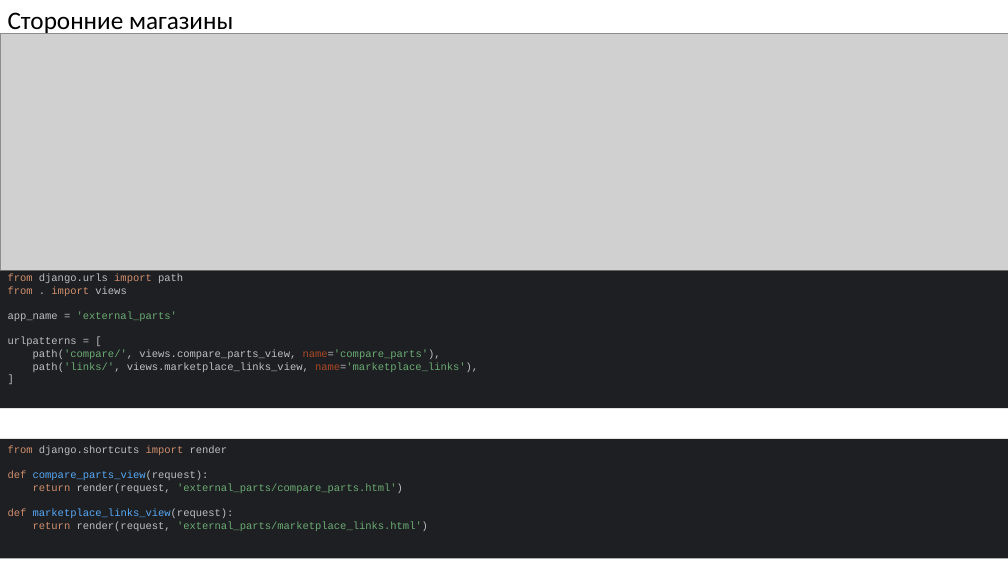
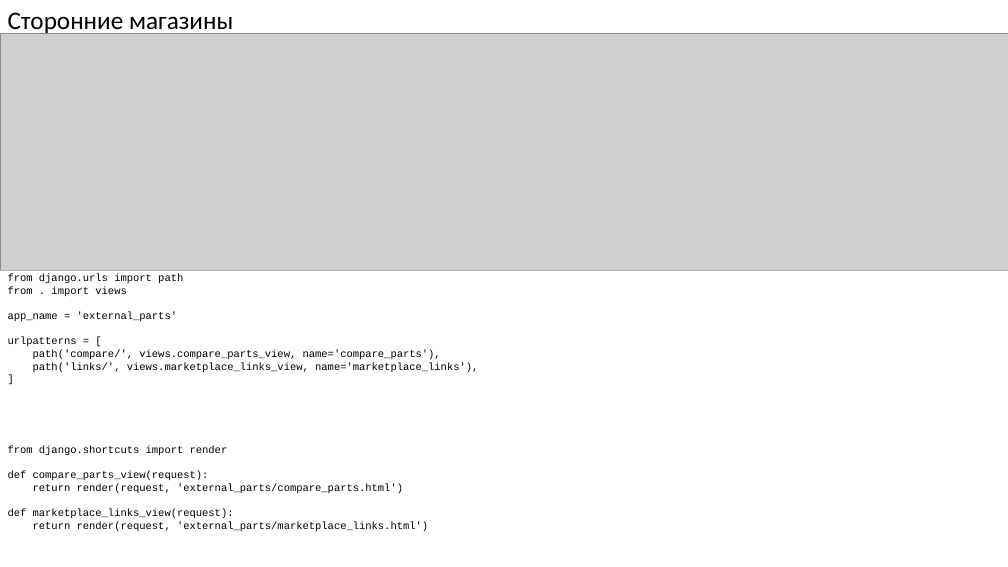
Before and after one commit to WhISLo/vkr, a slide deck: slide 11 of ВЫПУСКНАЯ КВАЛИФИКАЦИОННАЯ РАБОТА.pptx. Drawn at 1008x567 pixels with LibreOffice and Linux fonts; fonts in the diff are those of the drawing; grey boxes stand for pictures. Boxes give left, top, right and bottom in pixels: in the first picture for what was removed or moved away, otherwise in the second. Text is boxed around its words. In the diff, an @@ line names an element or a change of style, - is before the commit and + after.

```diff
--- a/ВЫПУСКНАЯ КВАЛИФИКАЦИОННАЯ РАБОТА.pptx
+++ b/ВЫПУСКНАЯ КВАЛИФИКАЦИОННАЯ РАБОТА.pptx
@@ text "from django.urls import path from ..." at (x1=0, y1=267, x2=1008, y2=412): text colour #CF8E6D to #000000 in "from import from import"; text colour #BCBEC4 to #000000 in "django.urls path . views app_name = urlpatterns ..."; text colour #6AAB73 to #000000 in "'external_parts' path('compare/', name='compare_parts'), pat ..."; text colour #AA4926 to #000000 in "name='compare_parts'), name='marketplace_links'),"; fill #1E1F22 to #FFFFFF @@
@@ text "from django.shortcuts import render def ..." moved from (x1=0, y1=439, x2=1008, y2=559) to (x1=8, y1=446, x2=428, y2=531) @@
@@ text "from django.shortcuts import render def ..." at (x1=8, y1=446, x2=428, y2=531): text colour #CF8E6D to #000000 in "from import def return def return"; text colour #BCBEC4 to #000000 in "django.shortcuts render compare_parts_view(request): render( ..."; text colour #56A8F5 to #000000 in "compare_parts_view(request): marketplace_links_view(request) ..."; text colour #6AAB73 to #000000 in "'external_parts/compare_parts.html') 'external_parts/marketp ..."; fill #1E1F22 to none @@
```
Also in this commit, not shown: 7 other slides changed, 1 slide added, 1 slide removed, 7 other files.
